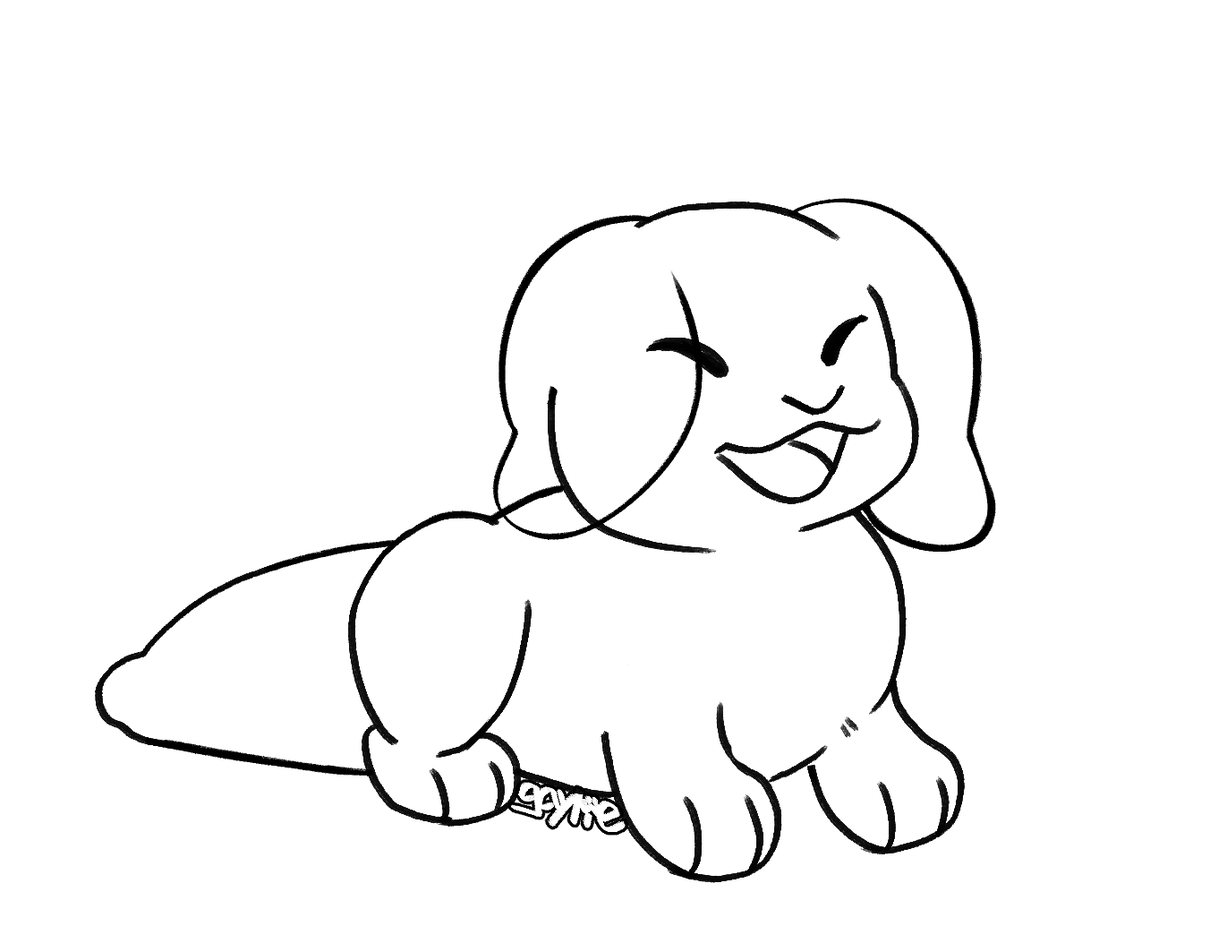
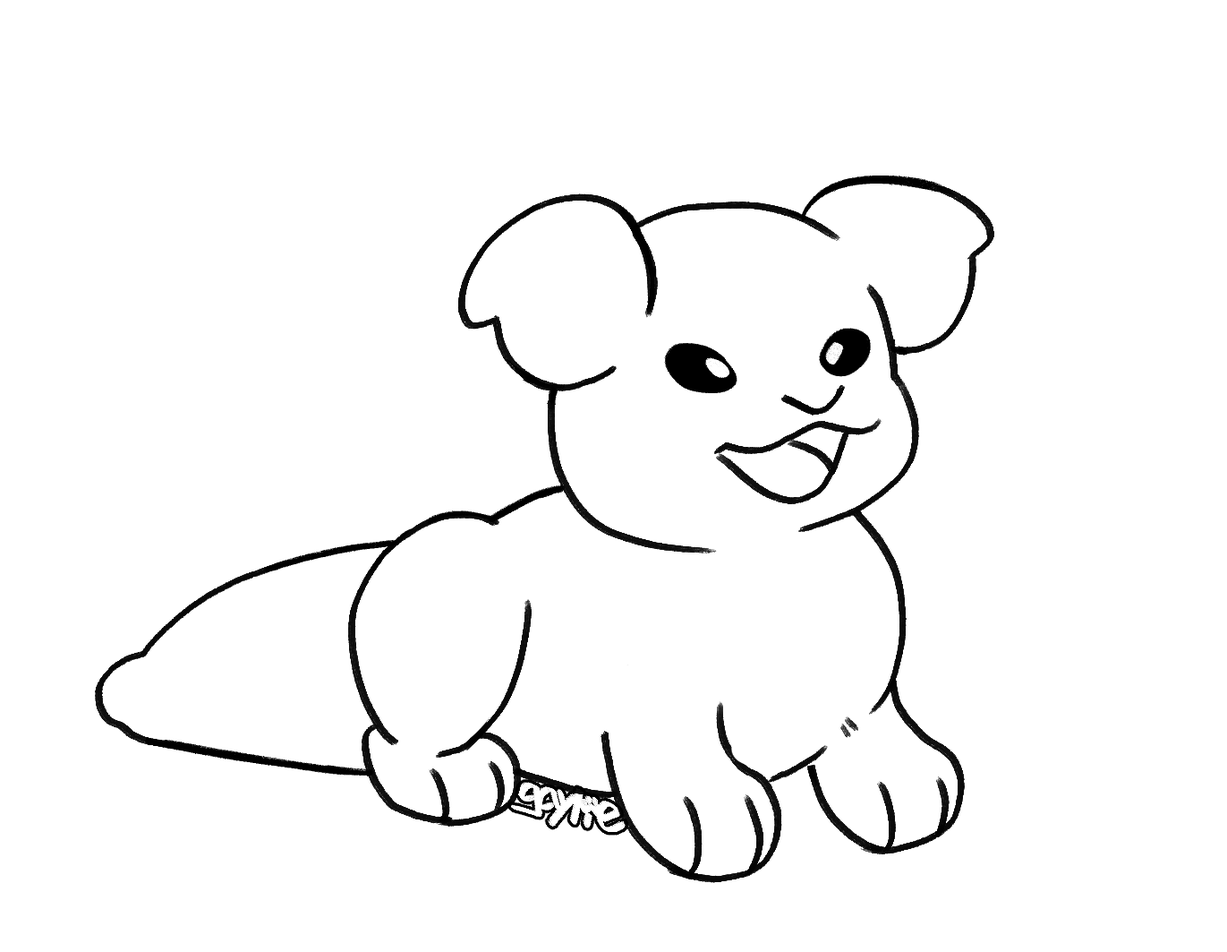
Revision of a layered (1227, 952) image; what changed, layer by layer:
hid "droop" over [492, 197, 997, 552]
showed "bob" over [457, 175, 995, 393]
showed "beads" over [664, 327, 871, 393]
hid "closed" over [646, 314, 869, 378]
